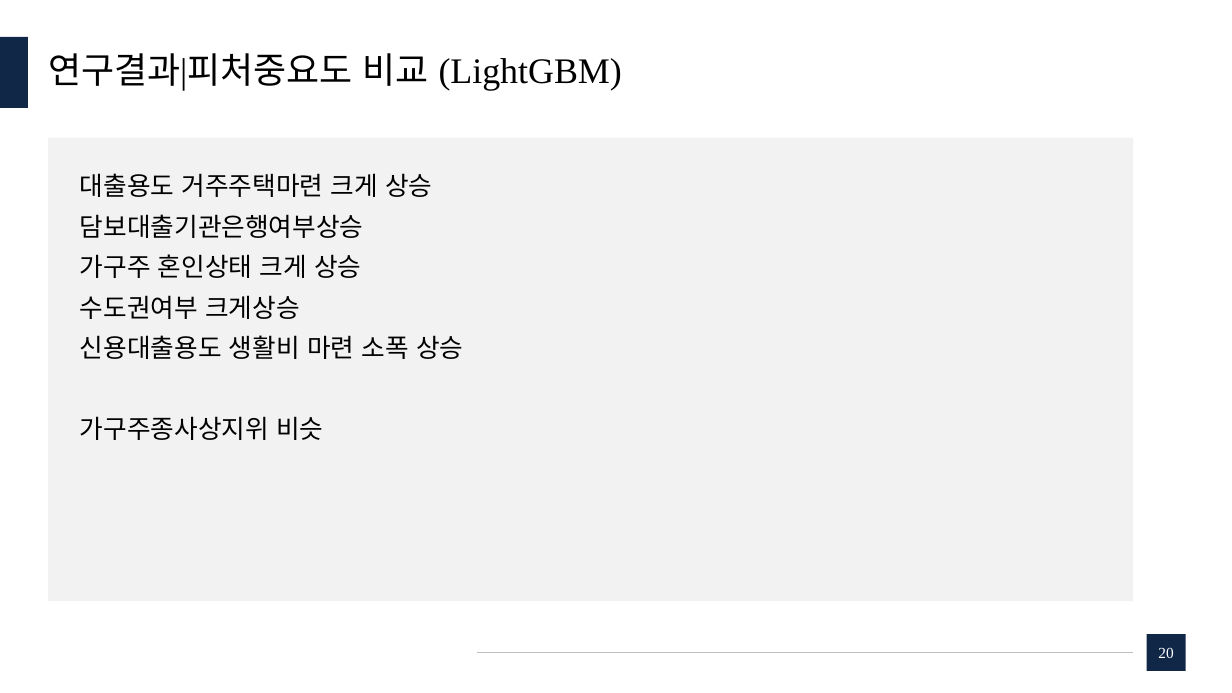
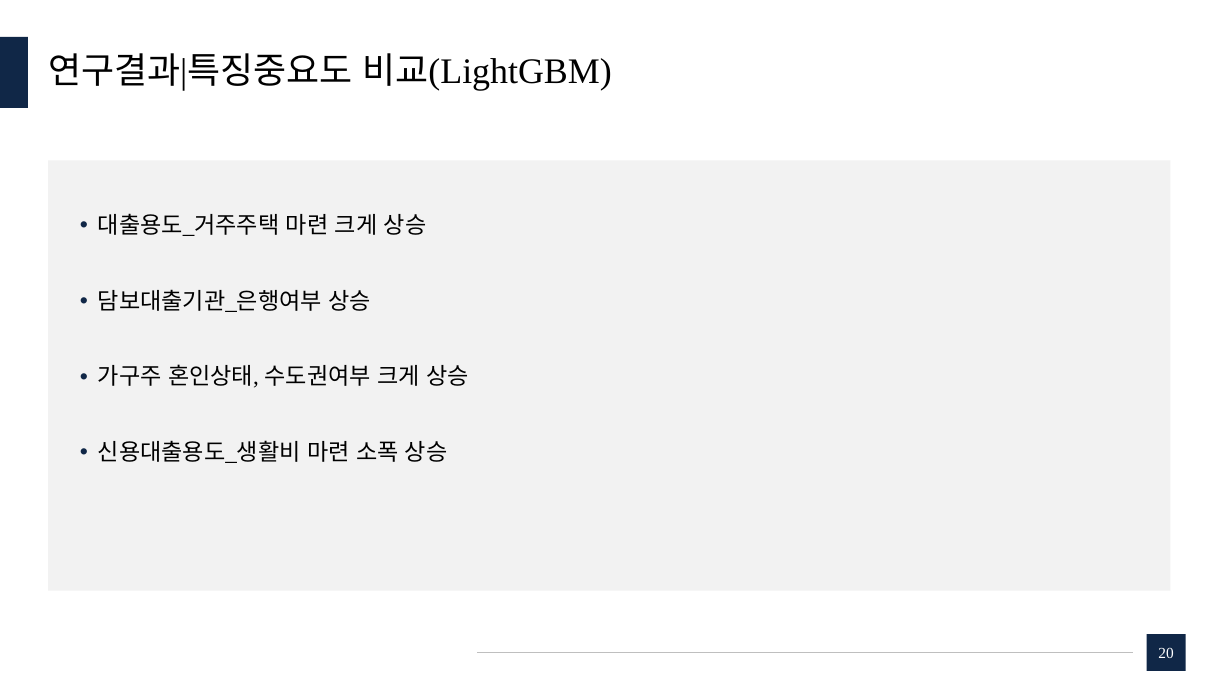
Before and after one commit to dudungE/Competition, a slide deck: slide 20 of ppt/부실가계분류모델에 관한 연구.pptx. Drawn at 1232x693 pixels with LibreOffice and Linux fonts; fonts in the diff are those of the drawing. Boxes give left, top, right and bottom in pixels: in the first picture for what was removed or moved away, otherwise in the second. Text is boxed around its words. In the diff, an @@ line names an element or a change of style, - is before the commit and + after.

```diff
--- a/ppt/부실가계분류모델에 관한 연구.pptx
+++ b/ppt/부실가계분류모델에 관한 연구.pptx
@@ title at <box>48,53,611,91</box>: text changed @@
-연구결과|피처중요도 비교 (LightGBM)
+연구결과|특징중요도 비교(LightGBM)
@@ rectangle: place and size @@
-rectangle at <box>48,138,1133,602</box>
+rectangle at <box>48,160,1171,591</box>
@@ text at <box>98,213,469,463</box>: text changed; size 20 to 18 pt @@
-대출용도 거주주택마련 크게 상승
-담보대출기관은행여부상승
-가구주 혼인상태 크게 상승
-수도권여부 크게상승
-신용대출용도 생활비 마련 소폭 상승
-가구주종사상지위 비슷
+• 대출용도_거주주택 마련 크게 상승
+• 담보대출기관_은행여부 상승
+• 가구주 혼인상태, 수도권여부 크게 상승
+• 신용대출용도_생활비 마련 소폭 상승
```
Also in this commit, not shown: 22 other slides changed.
